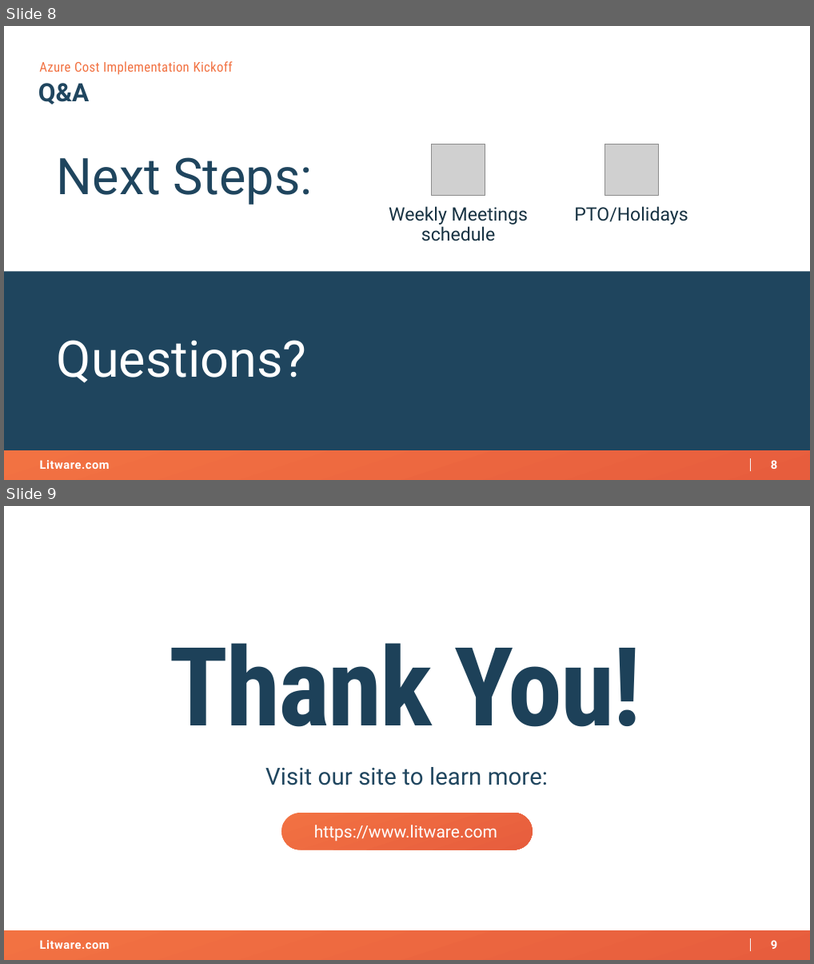
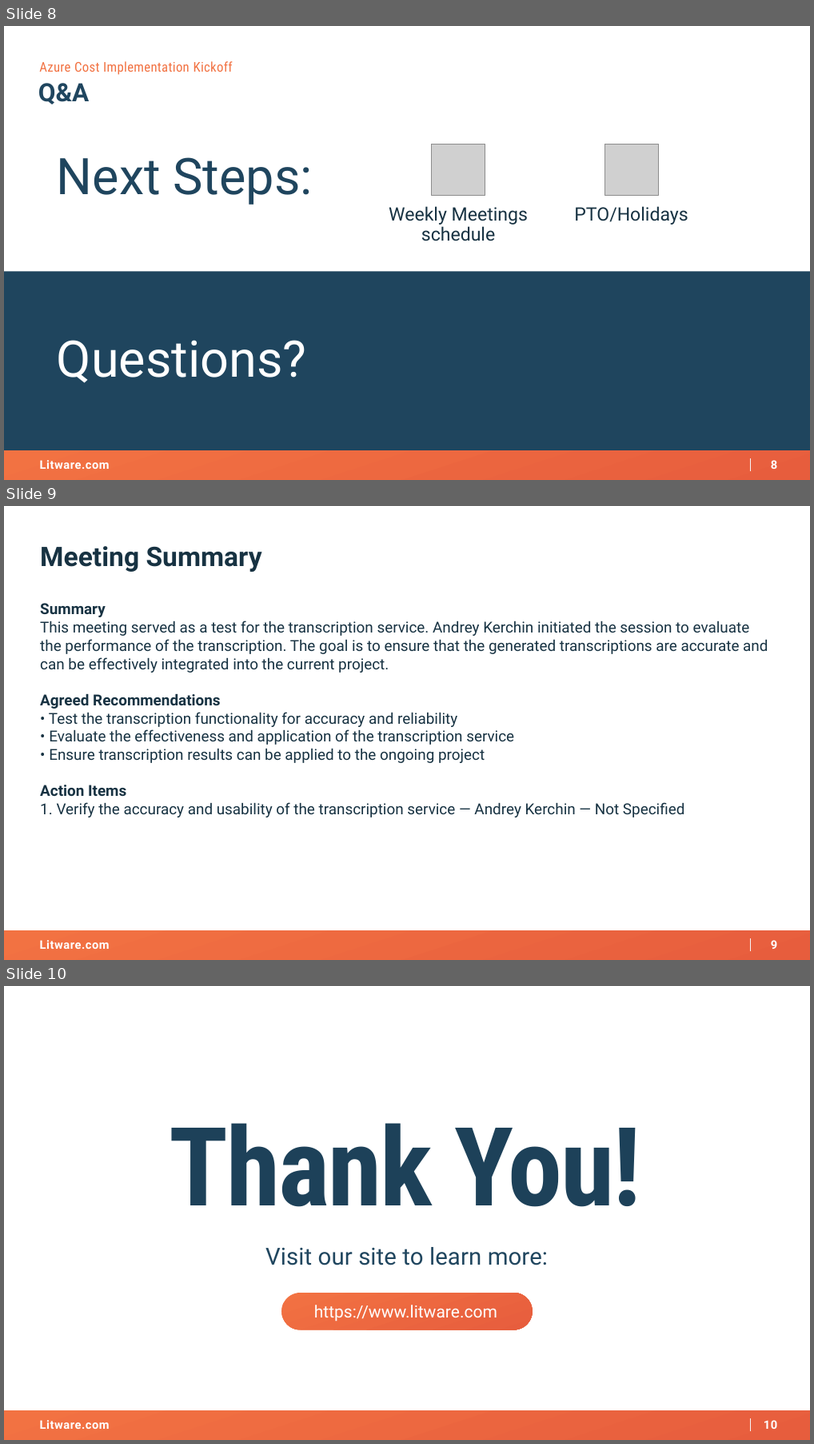
Before and after one commit to AKercha1/justtemporary, a slide deck: someproject/artifacts/kickoff-deck.pptx. Shown one above the other, each under a label of ours: slides 8 and 9 before the commit, slides 8, 9 and 10 after it. The pictures are 814x964 and 814x1444 pixels, drawn with LibreOffice and Linux fonts; fonts in the diff are those of the drawing; grey boxes stand for pictures; background and template pictures are left out. Boxes give left, top, right and bottom in pixels: in the first picture for what was removed or moved away, otherwise in the second. Text is boxed around its words. In the diff, an @@ line names an element or a change of style, - is before the commit and + after.

Commit message:
[someproject] Update artifacts/kickoff-deck.pptx

```diff
--- a/someproject/artifacts/kickoff-deck.pptx
+++ b/someproject/artifacts/kickoff-deck.pptx
@@ slide 9 added at box(4, 506, 810, 960), background #FFFFFF; not listed: 4 template elements that a slide beside it also shows @@
@@ text added at box(40, 546, 262, 572), 32 pt, text #173242, bold @@
+Meeting Summary
@@ text added at box(40, 603, 768, 817), 18 pt, text #173242 @@
+Summary
+This meeting served as a test for the transcription service. Andrey Kerchin initiated the session to evaluate the performance of the transcription. The goal is to ensure that the generated transcriptions are accurate and can be effectively integrated into the current project.
+Agreed Recommendations
+• Test the transcription functionality for accuracy and reliability
+• Evaluate the effectiveness and application of the transcription service
+• Ensure transcription results can be applied to the ongoing project
+Action Items
+1. Verify the accuracy and usability of the transcription service — Andrey Kerchin — Not Specified
@@ what was slide 9 is now slide 10 @@
@@ page number at box(764, 1420, 778, 1428): text changed @@
-9
+10
```
